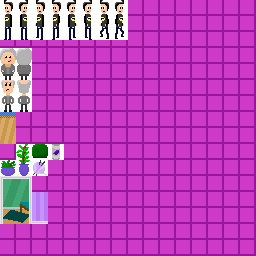
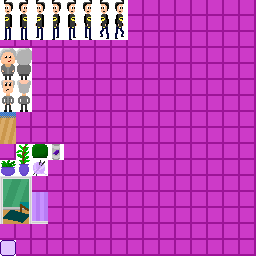
Comparing the layer stacks of the two 256×256 images. Changes:
added layer "Speech" above "Layer 16" over 0, 240, 16, 256
painted on "Layer 16" over 0, 240, 16, 256
